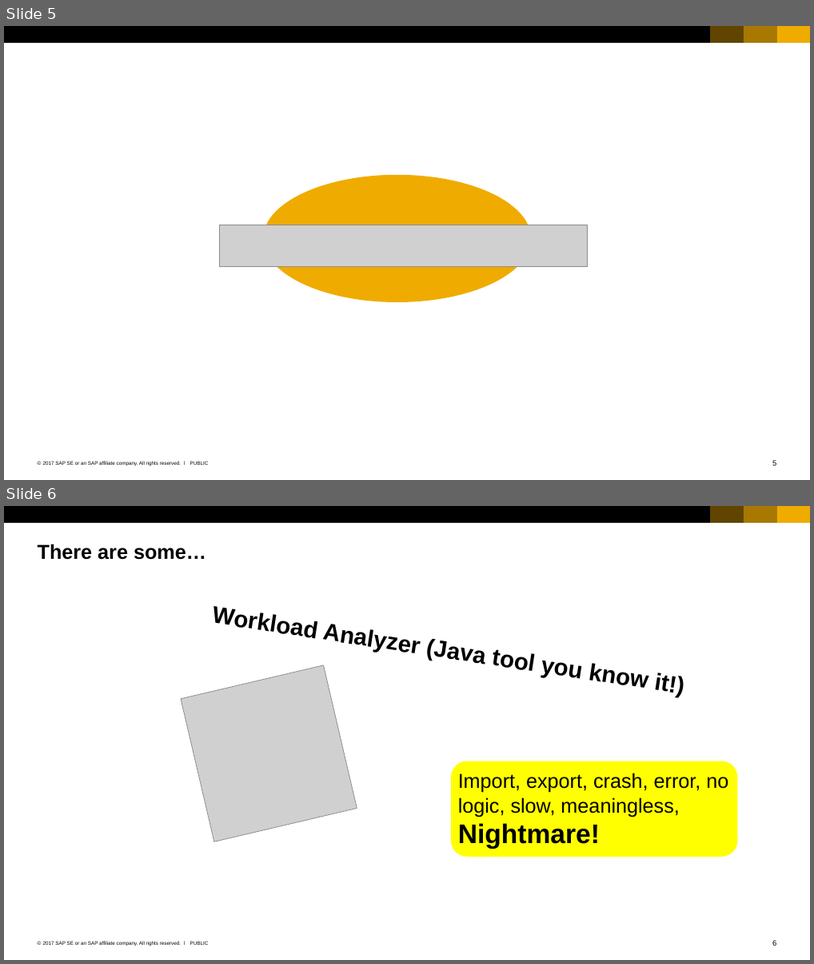
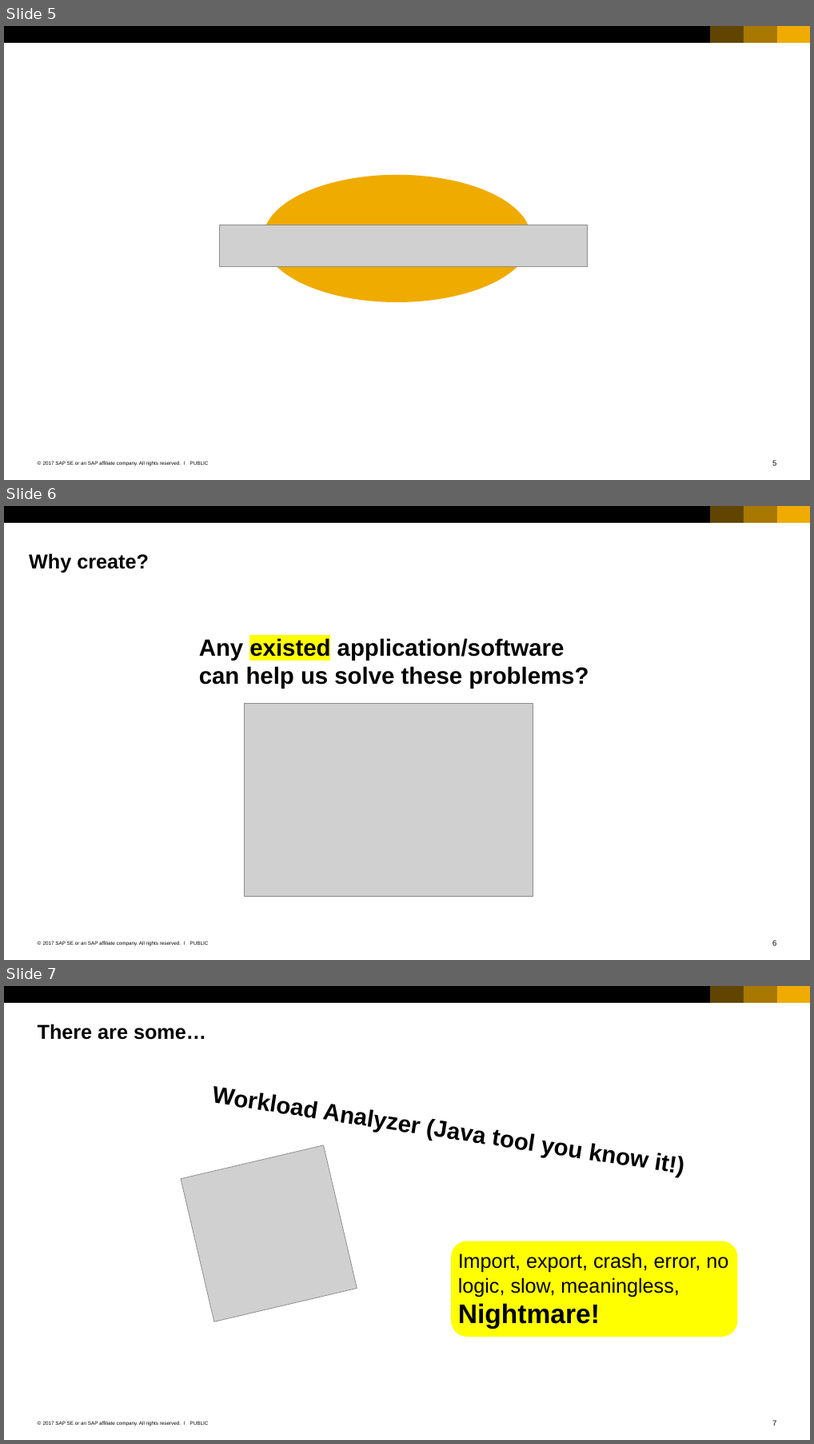
Before and after one commit to qianyilun/workload-calculator, a slide deck: SAP_2017_16x9_black_and_white.pptx. Shown one above the other, each under a label of ours: slides 5 and 6 before the commit, slides 5, 6 and 7 after it. The pictures are 814x964 and 814x1444 pixels, drawn with LibreOffice and Linux fonts; fonts in the diff are those of the drawing; grey boxes stand for pictures. Boxes give left, top, right and bottom in pixels: in the first picture for what was removed or moved away, otherwise in the second. Text is boxed around its words. In the diff, an @@ line names an element or a change of style, - is before the commit and + after.

```diff
--- a/SAP_2017_16x9_black_and_white.pptx
+++ b/SAP_2017_16x9_black_and_white.pptx
@@ slide 6 added at (x1=4, y1=506, x2=810, y2=960), background #FFFFFF; not listed: 7 template elements that a slide beside it also shows @@
@@ title added at (x1=29, y1=553, x2=149, y2=572), 24 pt, text #000000, bold @@
+Why create?
@@ text added at (x1=199, y1=638, x2=589, y2=688), 28 pt, text #000000, bold @@
+Any existed application/software can help us solve these problems?
@@ picture added at (x1=244, y1=703, x2=533, y2=896) @@
@@ what was slide 6 is now slide 7 @@
@@ page number at (x1=773, y1=1420, x2=777, y2=1425): text changed @@
-6
+7
```
Also in this commit, not shown: 5 slides changed, 2 other files.
